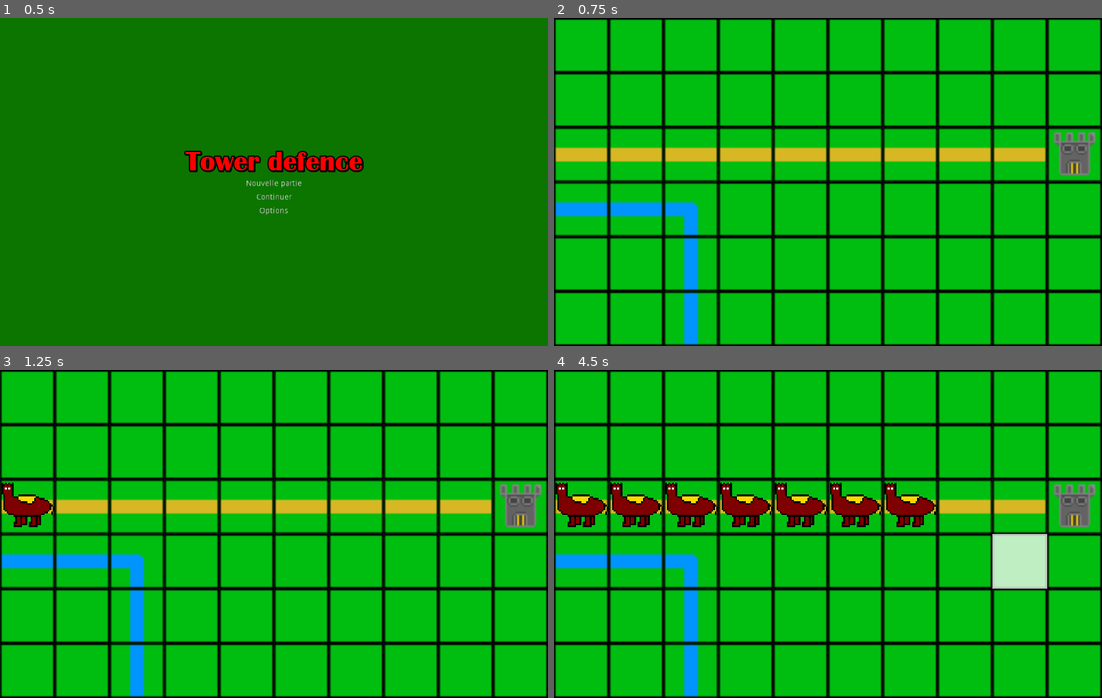
Above: before the commit, frames 1-4 (two rows, left to right).
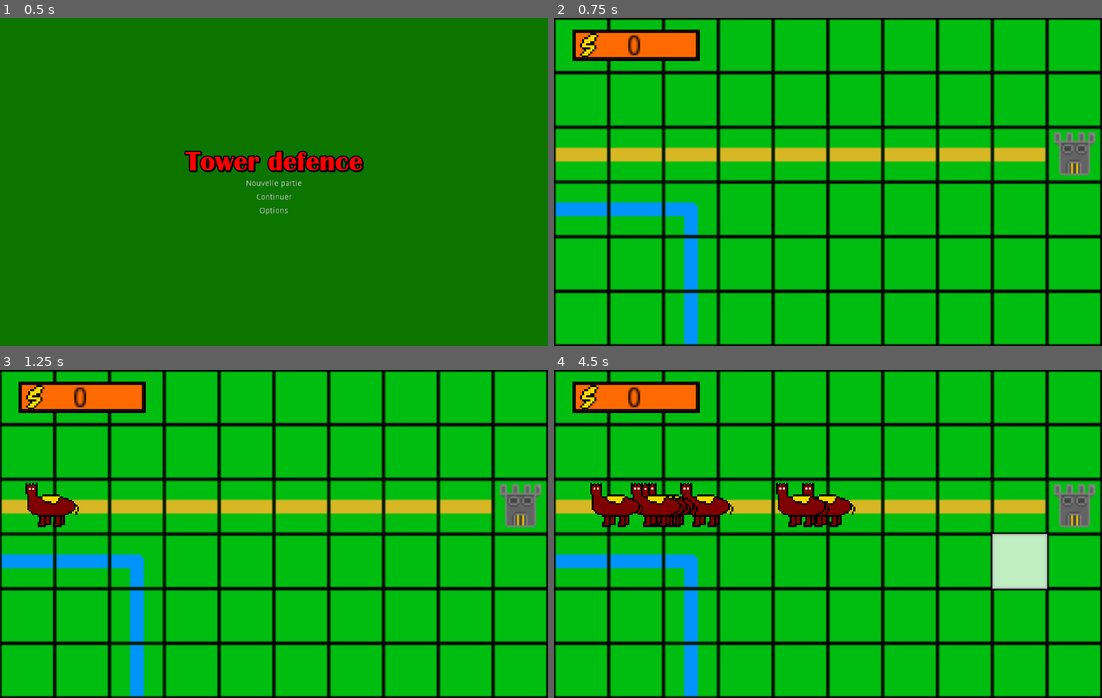
Above: after the commit, the same moments.

Repository: notpolarstar/towerdefence
Game: Godot game, scene res://EcranTitre.tscn
Two runs of this game, one before a commit and one after it. Both use one fixed random seed, a clock stepped at 60 frames per second and the inputs below.
Inputs (mouse positions are in pixels of both pictures, inside the frame that each line leads up to):
- Up to frame 1 (0.5 s): no input
- Up to frame 2 (0.75 s): click "Nouvelle partie" at 0.5 s
- Up to frame 3 (1.25 s): no input
- Up to frame 4 (4.5 s): move the mouse to (948, 517) at 1.27 s; click (948, 517) at 1.42 s; move the mouse to (718, 550) at 2.02 s; click (718, 550) at 2.17 s; move the mouse to (882, 461) at 2.77 s; click (882, 461) at 2.92 s; move the mouse to (800, 599) at 3.52 s; click (800, 599) at 3.67 s; move the mouse to (992, 583) at 4.27 s; click (992, 583) at 4.42 s

Frame 1 is identical in both runs. In frame 2, 2.2% of the frame differs, in the area x 3-27%, y 3-14%; in frame 3, 3.3%; in frame 4, 7.4%, in the area x 0-70%, y 3-48%.

Commit message:
Add files via upload

Diff:
--- /dev/null
+++ b/towerdefence/Ennemi.gd
@@ -0,0 +1,11 @@
+extends Area2D
+onready var Ennemi = self
+
+func _ready():
+	add_to_group("Ennemis")
+
+func _process(_delta):
+	Ennemi.global_position.x += 2
+	if position.x > 896:
+		print("chateau attaqué !")
+		queue_free()
--- a/towerdefence/Ennemi.tscn
+++ b/towerdefence/Ennemi.tscn
@@ -1,11 +1,13 @@
-[gd_scene load_steps=3 format=2]
+[gd_scene load_steps=4 format=2]
 
 [ext_resource path="res://ennemi.png" type="Texture" id=1]
+[ext_resource path="res://Ennemi.gd" type="Script" id=2]
 
 [sub_resource type="RectangleShape2D" id=1]
 extents = Vector2( 15.6667, 15.6667 )
 
-[node name="Ennemi" type="Area2D"]
+[node name="Ennemi" type="Area2D" groups=["Ennemis"]]
+script = ExtResource( 2 )
 
 [node name="Sprite" type="Sprite" parent="."]
 scale = Vector2( 3, 3 )
--- a/towerdefence/Rocher.gd
+++ b/towerdefence/Rocher.gd
@@ -1,27 +1,56 @@
 extends Area2D
-var speed = 10
-onready var Ennemi = get_node("../Ennemi")
+var speed = 5
+var once = 0
+var disparait = 0
+var vecteur = null
+onready var Ennemi = get_node_or_null("/root/Control/Ennemi")
 onready var Rocher = self
 onready var Cible = get_node("../Cible")
-onready var pos_depart = Vector2(Rocher.global_position.x+192+48,Rocher.global_position.y+96+48)
+onready var pos_depart = null
+onready var Ennemis = get_tree().get_nodes_in_group("Ennemis")
 
 func _physics_process(delta):
-	var Ennemi = get_node("../Ennemi")
-	if Ennemi!=null and Ennemi.visible == true:
-		var vecteur = Ennemi.global_position-Vector2(Rocher.global_position.x+192+48,Rocher.global_position.y+96+48)
+	if Ennemi==null:
+		Ennemi = get_node_or_null("/root/Control/Ennemi")
+	if is_instance_valid(Ennemi):
+		if once == 0:
+			pos_depart = Vector2(Rocher.global_position.x,Rocher.global_position.y)
+			once = 1
+		vecteur = Ennemi.global_position-Vector2(Rocher.global_position.x+192+48,Rocher.global_position.y+96+48)
 		position += speed*vecteur.normalized()
+	else:
+		if vecteur != null:
+			position += speed*vecteur.normalized()
+	if global_position.x<0-192-48 or global_position.y<0-96-48:
+		Rocher.position = pos_depart
+		$Caillou.visible = true
+		set_deferred("monitoring",true)
+		set_deferred("monitorable",true)
+		$Timer.start()
 
 func _on_Rocher_area_entered(Ennemi):
-	Ennemi.queue_free()
-	$Caillou.visible = false
-	set_deferred("monitoring",false)
-	set_deferred("monitorable",false)
+	print(str('Body entered: ', Ennemi.get_name()))
+	if Ennemi.is_in_group("Ennemis"):
+		Ennemi.queue_free()
+		$Caillou.visible = false
+		set_deferred("monitoring",false)
+		set_deferred("monitorable",false)
+		disparait = 1
+		Ennemi = get_node_or_null("/root/Control/Ennemi")
+	else:
+		Ennemi = get_node_or_null("/root/Control/Ennemi")
+		pass
 
 func _on_Timer_timeout():
-	print("timer")
-	Rocher.global_position = pos_depart
-	print(Rocher.position)
+	Ennemi = get_node_or_null("/root/Control/Ennemi")
+	if disparait == 1:
+		Rocher.position = pos_depart
+		disparait = 0
 	$Caillou.visible = true
 	set_deferred("monitoring",true)
 	set_deferred("monitorable",true)
 	$Timer.start()
+
+func _notification(what):
+	if what == MainLoop.NOTIFICATION_CRASH:
+		pass
--- a/towerdefence/partie.tscn
+++ b/towerdefence/partie.tscn
@@ -1,7 +1,8 @@
-[gd_scene load_steps=26 format=2]
+[gd_scene load_steps=27 format=2]
 
 [ext_resource path="res://tileset.png" type="Texture" id=1]
 [ext_resource path="res://select.gd" type="Script" id=2]
+[ext_resource path="res://Ennergie.png" type="Texture" id=3]
 [ext_resource path="res://TileMap_script.gd" type="Script" id=6]
 
 [sub_resource type="ConvexPolygonShape2D" id=3]
@@ -810,5 +811,21 @@
 margin_right = 20.0
 margin_bottom = 20.0
 
+[node name="Ennergie" type="Sprite" parent="."]
+position = Vector2( 144, 48 )
+scale = Vector2( 3.5, 3.5 )
+texture = ExtResource( 3 )
+
+[node name="Label" type="Label" parent="Ennergie"]
+margin_left = -4.571
+margin_top = -6.0
+margin_right = 35.429
+margin_bottom = 8.0
+custom_colors/font_color = Color( 0, 0, 0, 1 )
+text = "0"
+__meta__ = {
+"_edit_use_anchors_": false
+}
+
 [connection signal="confirmed" from="ConfirmationDialog" to="." method="_on_ConfirmationDialog_confirmed"]
 [connection signal="id_pressed" from="PopupMenu" to="." method="_on_PopupMenu_id_pressed"]
--- a/towerdefence/select.gd
+++ b/towerdefence/select.gd
@@ -69,5 +69,4 @@
 	if spawn == 5:
 		var ennemi = Ennemi.instance()
 		add_child(ennemi)
-		ennemi.global_position = Vector2(pos_ennemi*96-48,240)
-		pos_ennemi += 1
+		ennemi.global_position = Vector2(48,240)
Binary file added: towerdefence/Ennergie.png
Not shown, added: towerdefence/Ennergie.png.import
